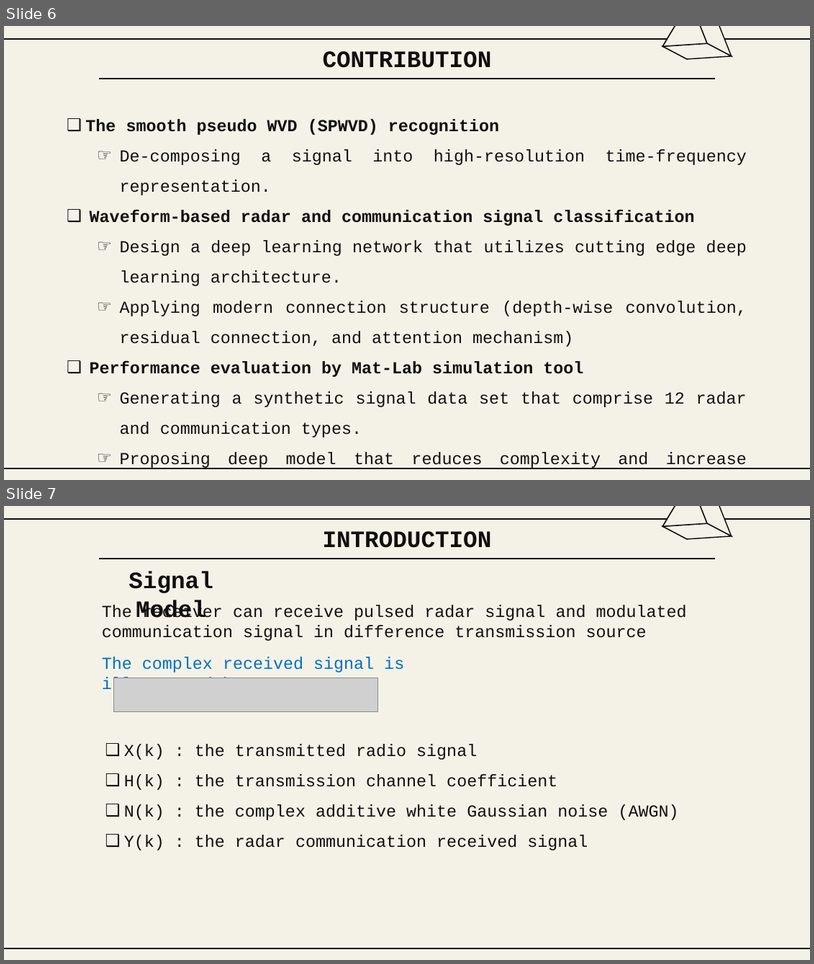
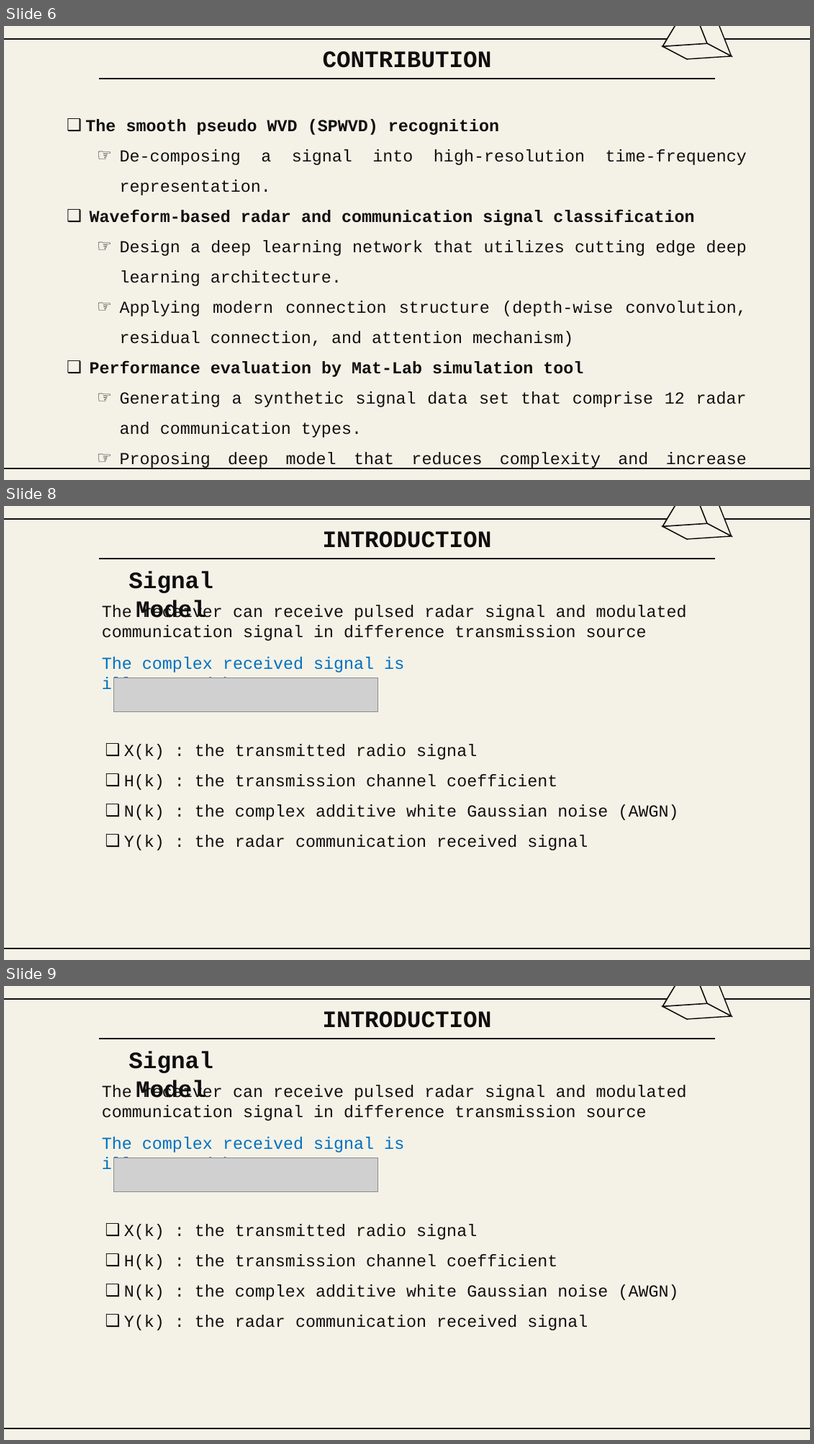
Before and after one commit to Winxkin/hcmute_master, a slide deck: semeter1/DSP/Final_HND.PPTX. Shown one above the other, each under a label of ours: slides 6 and 7 before the commit, slides 6, 8 and 9 after it; the slides between them are not shown. The pictures are 814x964 and 814x1444 pixels, drawn with LibreOffice and Linux fonts; fonts in the diff are those of the drawing; grey boxes stand for pictures; background and template pictures are left out. Boxes give left, top, right and bottom in pixels: in the first picture for what was removed or moved away, otherwise in the second. Text is boxed around its words. In the diff, an @@ line names an element or a change of style, - is before the commit and + after.

```diff
--- a/semeter1/DSP/Final_HND.PPTX
+++ b/semeter1/DSP/Final_HND.PPTX
@@ slide 8 added at [4, 506, 810, 960], background #F4F2E7; not listed: 2 template elements that a slide beside it also shows @@
@@ group added at [664, 506, 733, 539]: 4 freeform shapes @@
@@ title added at [323, 531, 492, 548], 28 pt, text #100F0F, bold @@
+INTRODUCTION
@@ line added from (99, 559) to (715, 559), #100F0F 1.5 pt @@
@@ text added at [129, 572, 213, 618], 28 pt, text #100F0F, bold @@
+Signal Model
@@ text added at [102, 605, 687, 641], 20 pt, text #100F0F @@
+The receiver can receive pulsed radar signal and modulated communication signal in difference transmission source
@@ text added at [102, 656, 404, 694], 20 pt, text #0070C0 @@
+The complex received signal is illustrated by:
@@ picture added at [113, 678, 378, 711] @@
@@ text added at [124, 744, 679, 850], 20 pt, text #100F0F @@
+❑ X(k) : the transmitted radio signal
+❑ H(k) : the transmission channel coefficient
+❑ N(k) : the complex additive white Gaussian noise (AWGN)
+❑ Y(k) : the radar communication received signal
@@ line added from (99, 948) to (715, 948), #100F0F 1.5 pt @@
@@ what was slide 7 is now slide 9 @@
```
Also in this commit, not shown: 1 slide changed, 1 other slide added.
